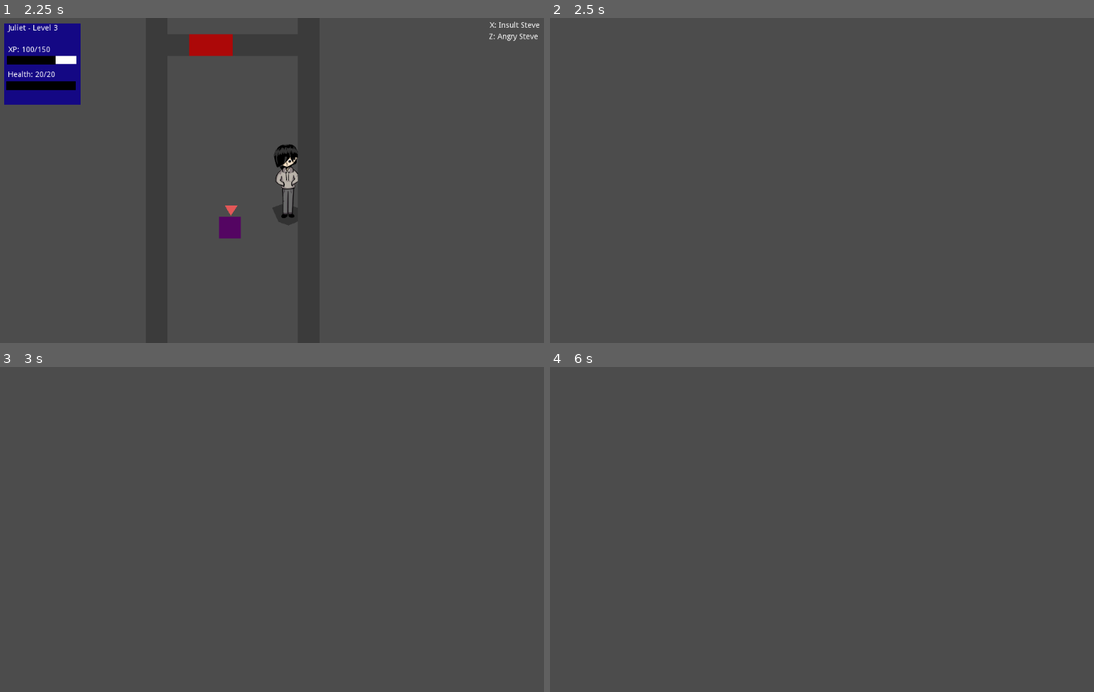
Above: before the commit, frames 1-4 (two rows, left to right).
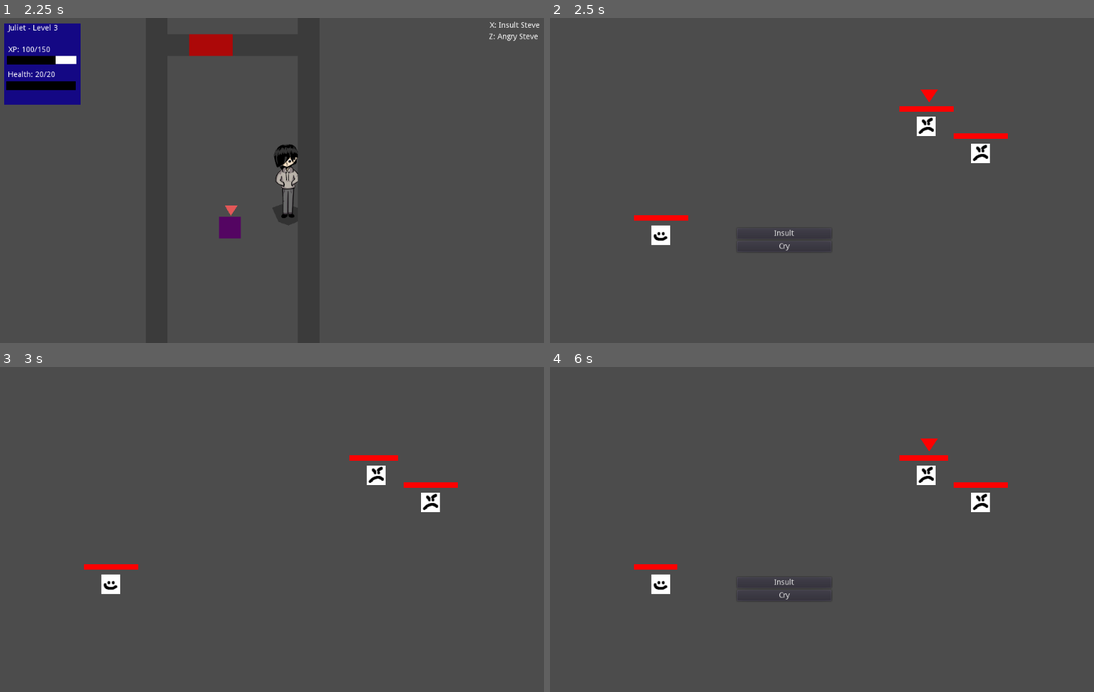
Above: after the commit, the same moments.

Repository: johnfn/ld49
Game: Godot game, scene res://Main.tscn
Two runs of this game, one before a commit and one after it. Both use one fixed random seed, a clock stepped at 60 frames per second and the inputs below.
Inputs (mouse positions are in pixels of both pictures, inside the frame that each line leads up to):
- Up to frame 1 (2.25 s): tap Enter at 0.5 s; hold Right (ui_right) 0.53-1.28 s; tap Z (action) at 0.6, 1.55, 2.1 s; tap X (angry) at 0.8, 1.35 s; tap Space at 1.25 s; hold Down (ui_down) 1.28-2.03 s; hold Right (ui_right) from 2.03 s (still down)
- Up to frame 2 (2.5 s): keep holding Right (ui_right); tap X (angry) at 2.3 s
- Up to frame 3 (3 s): release Right (ui_right) at 2.75 s; click (233, 581) at 2.75 s, where only the run after the commit has a clickable "Insult"
- Up to frame 4 (6 s): tap Enter at 3.5, 5 s; hold Up (ui_up) 3.53-4.28 s; tap X (angry) at 3.6, 4.55, 5.1 s; tap Z (action) at 3.8, 4.35, 5.3, 5.85 s; tap Space at 4.25, 5.75 s; hold Left (ui_left) 4.28-5.78 s; hold Down (ui_down) from 5.78 s (still down)

Frame 1 is identical in both runs. In frame 2, 1.3% of the frame differs, in the area x 15-85%, y 22-72%; in frame 3, 1.1%; in frame 4, 1.3%.
Error in both runs: Invalid get index '0' (on base: 'Array'). (res://Player.gd:25)

Commit message:
red on take dmg

Diff:
--- a/Battle.tscn
+++ b/Battle.tscn
@@ -34,7 +34,6 @@
 margin_bottom = 20.0
 text = "Insult"
 script = ExtResource( 6 )
-action = null
 
 [node name="CryButton" type="Button" parent="HUD/BattleOptions"]
 margin_top = 24.0
--- a/BattleEntity.gd
+++ b/BattleEntity.gd
@@ -3,13 +3,15 @@
 
 var sprite
 var _sprite_texture: Resource = load("res://art/battle/battle_placeholder.png");
+var _sprite_material = load("res://shaders/sprite_material.tres")
+
 var _max_hp: int = 50;
 var _health = _max_hp
 
 var _health_bar = load("res://HealthBar.tscn")
 var health_bar_instance
 
-onready var ACsTIONS = BattleScene.ACTIONS
+onready var ACTIONS = BattleScene.ACTIONS
 
 func _init(sprite_texture, max_hp).():
   _sprite_texture = sprite_texture;
@@ -19,6 +21,7 @@
 func _ready():
   sprite = Sprite.new()
   sprite.texture = _sprite_texture
+  sprite.material = _sprite_material
   add_child(sprite)
 
   health_bar_instance = _health_bar.instance()
@@ -35,15 +38,18 @@
 
 func attack(target: BattleEntity, amount: int):
   target.take_damage(amount)
-  sprite.modulate = Color.red
+  sprite.material.set_shader_param('white_amount', 1.0)
   yield(get_tree().create_timer(0.1),"timeout")
-  sprite.modulate = Color.white
+  sprite.material.set_shader_param('white_amount', 0.0)
 
 func heal(amount: int):
   set_hp(_health + amount)
 
 func take_damage(amount: int):
   set_hp(_health - amount)
+  sprite.modulate = Color.red
+  yield(get_tree().create_timer(0.1),"timeout")
+  sprite.modulate = Color.white
 
 func set_hp(hp: int):
   health_bar_instance.set_hp(hp)
--- a/Main.tscn
+++ b/Main.tscn
@@ -20,7 +20,6 @@
 [node name="Npc" parent="." instance=ExtResource( 4 )]
 position = Vector2( 134.946, 336.519 )
 dialog = "steve_dialog"
-interaction_name = "Steve"
 
 [node name="Hud" parent="." instance=ExtResource( 5 )]
 
--- a/project.godot
+++ b/project.godot
@@ -24,6 +24,11 @@
 "language": "GDScript",
 "path": "res://BattlePlayer.gd"
 }, {
+"base": "Node2D",
+"class": "BattleScene",
+"language": "GDScript",
+"path": "res://Battle.gd"
+}, {
 "base": "ColorRect",
 "class": "Dialog",
 "language": "GDScript",
@@ -48,6 +53,7 @@
 "BattleEntity": "",
 "BattleMonster": "",
 "BattlePlayer": "",
+"BattleScene": "",
 "Dialog": "",
 "HealthBar": "",
 "InteractionMarker": "",
--- /dev/null
+++ b/shaders/sprite_material.tres
@@ -0,0 +1,3 @@
+[gd_resource type="ShaderMaterial" format=2]
+
+[resource]
--- /dev/null
+++ b/shaders/white.gdshader
@@ -0,0 +1,10 @@
+shader_type canvas_item;
+
+uniform bool white;
+
+void fragment() {
+    if (white) {
+      vec4 color = texture(TEXTURE, UV);
+      COLOR = vec4(1, 1, 1, color.a);
+     }
+}
